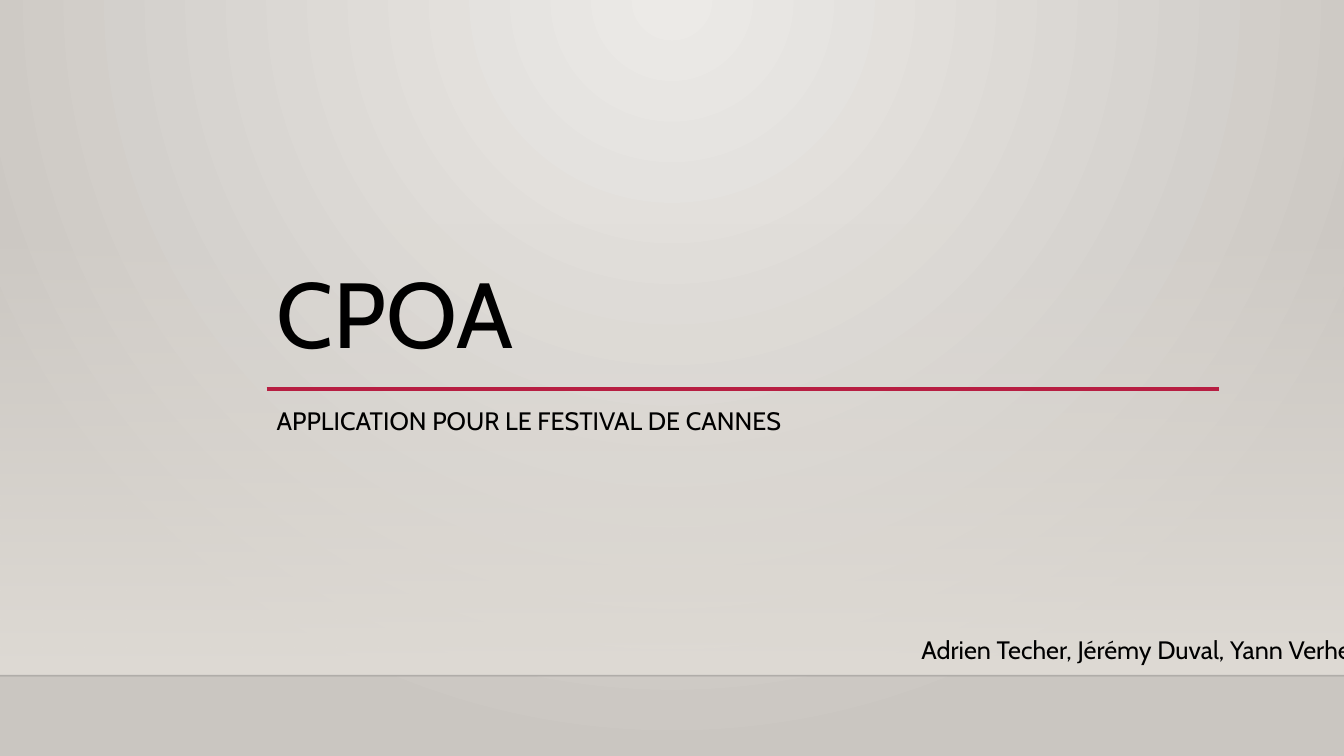
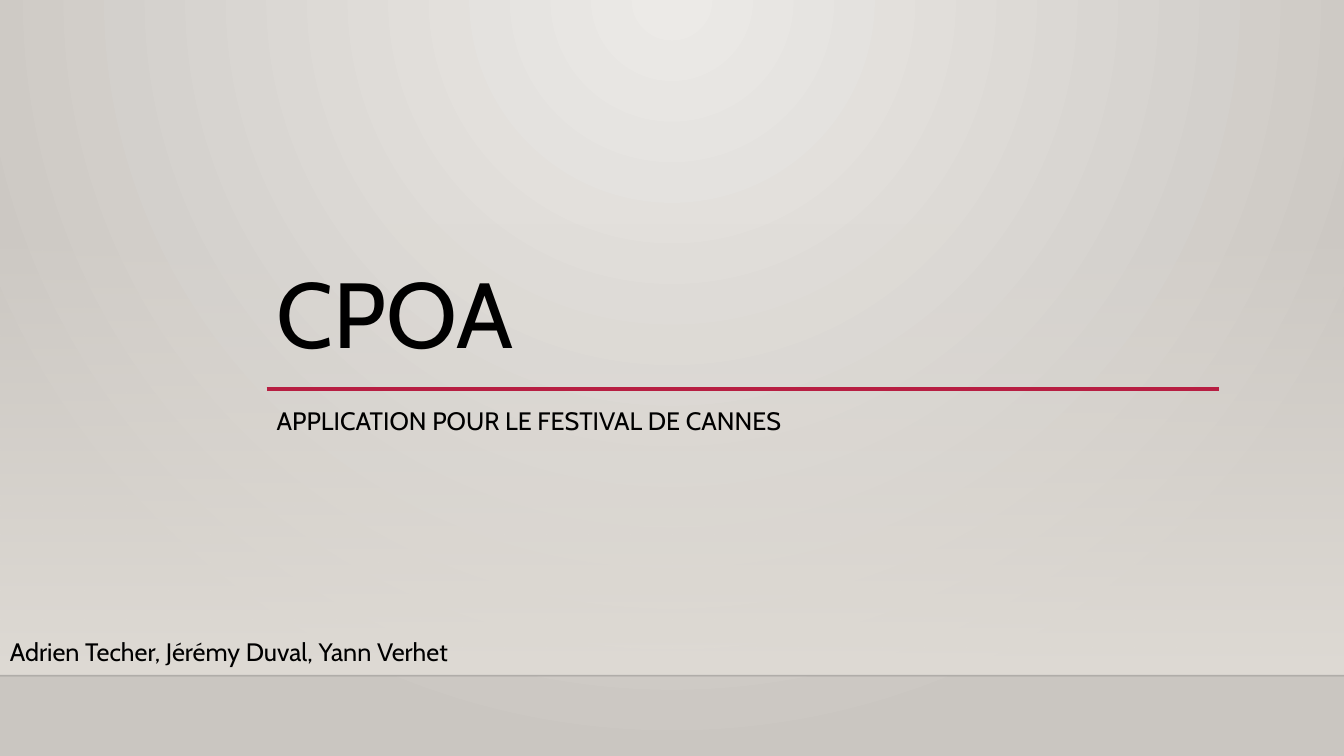
Before and after one commit to Jeremy-Duval/CPOA_Festival_Cannes, a slide deck: slide 1 of documents/Présentation.pptx. Drawn at 1344x756 pixels with LibreOffice and Linux fonts; fonts in the diff are those of the drawing; background and template pictures are left out. Boxes give left, top, right and bottom in pixels: in the first picture for what was removed or moved away, otherwise in the second. Text is boxed around its words. In the diff, an @@ line names an element or a change of style, - is before the commit and + after.

```diff
--- a/documents/Présentation.pptx
+++ b/documents/Présentation.pptx
@@ text "Adrien Techer, Jérémy Duval, Yann ..." rewrapped from (x1=921, y1=640, x2=1283, y2=665) to (x1=10, y1=642, x2=448, y2=667) @@
```
Also in this commit, not shown: 4 slides added, 2 slides removed.
